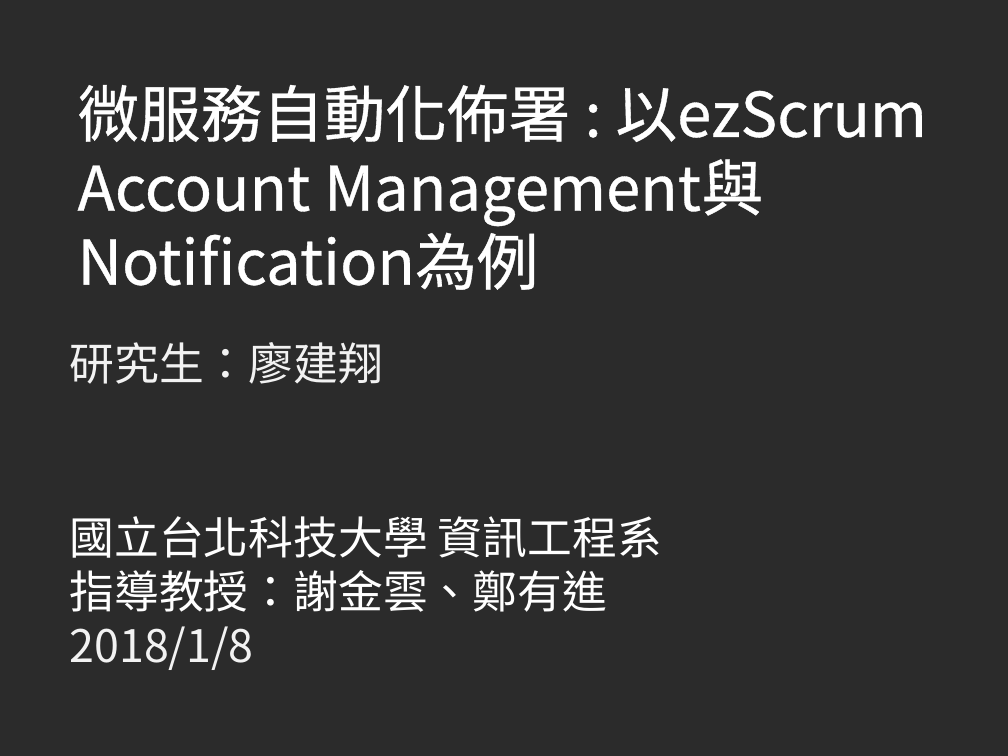
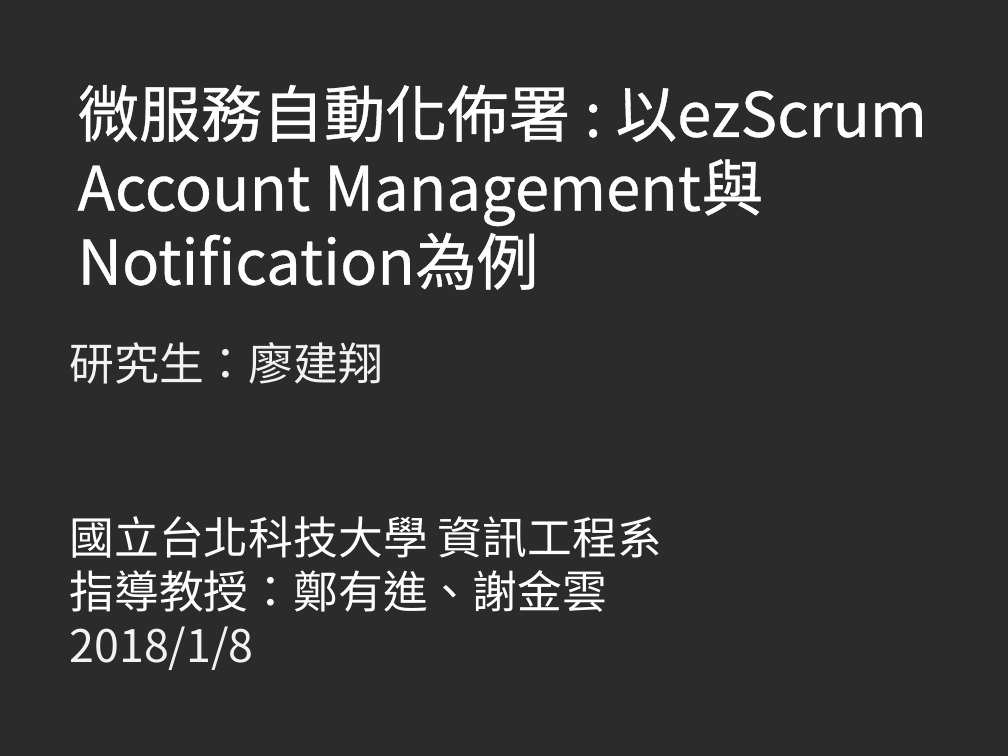
Before and after one commit to john78530/thesis, a slide deck: slide 1 of Oral.pptx. Drawn at 1008x756 pixels with LibreOffice and Linux fonts; fonts in the diff are those of the drawing; background and template pictures are left out; a plain dark background stands for a picture behind light text. Boxes give left, top, right and bottom in pixels: in the first picture for what was removed or moved away, otherwise in the second. Text is boxed around its words. In the diff, an @@ line names an element or a change of style, - is before the commit and + after.

```diff
--- a/Oral.pptx
+++ b/Oral.pptx
@@ text at (x1=69, y1=570, x2=607, y2=612): text changed @@
-指導教授：謝金雲、鄭有進
+指導教授：鄭有進、謝金雲
```
Also in this commit, not shown: 19 other slides changed, 16 slides added, 3 slides removed, 1 other file.
